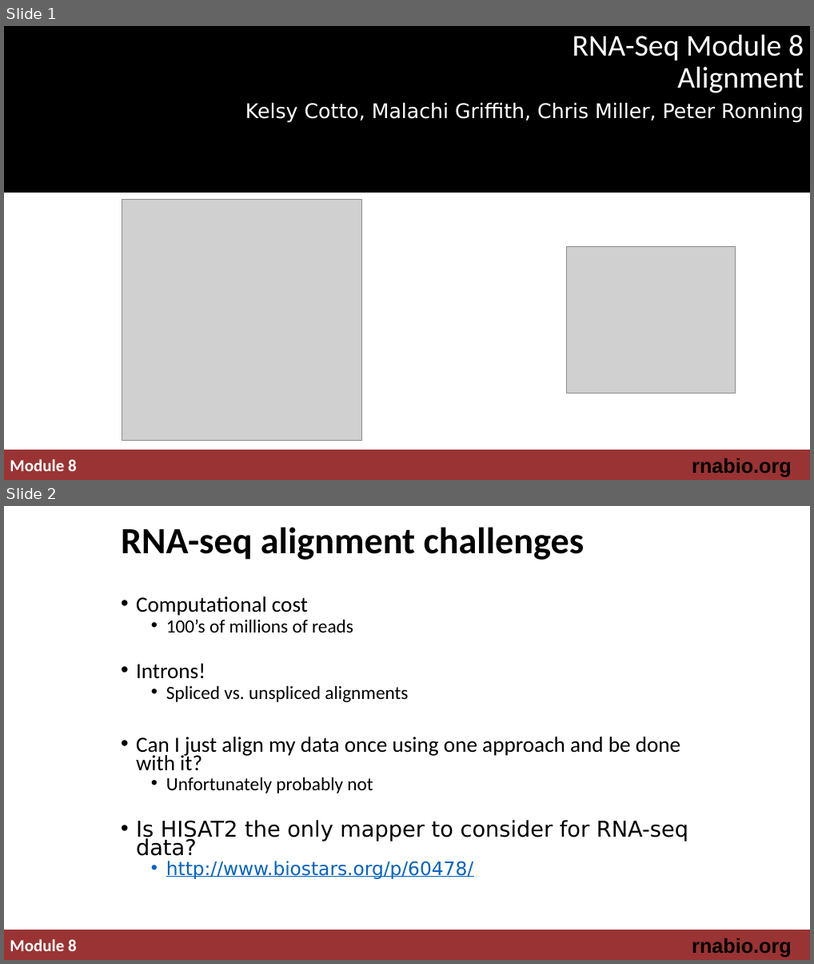
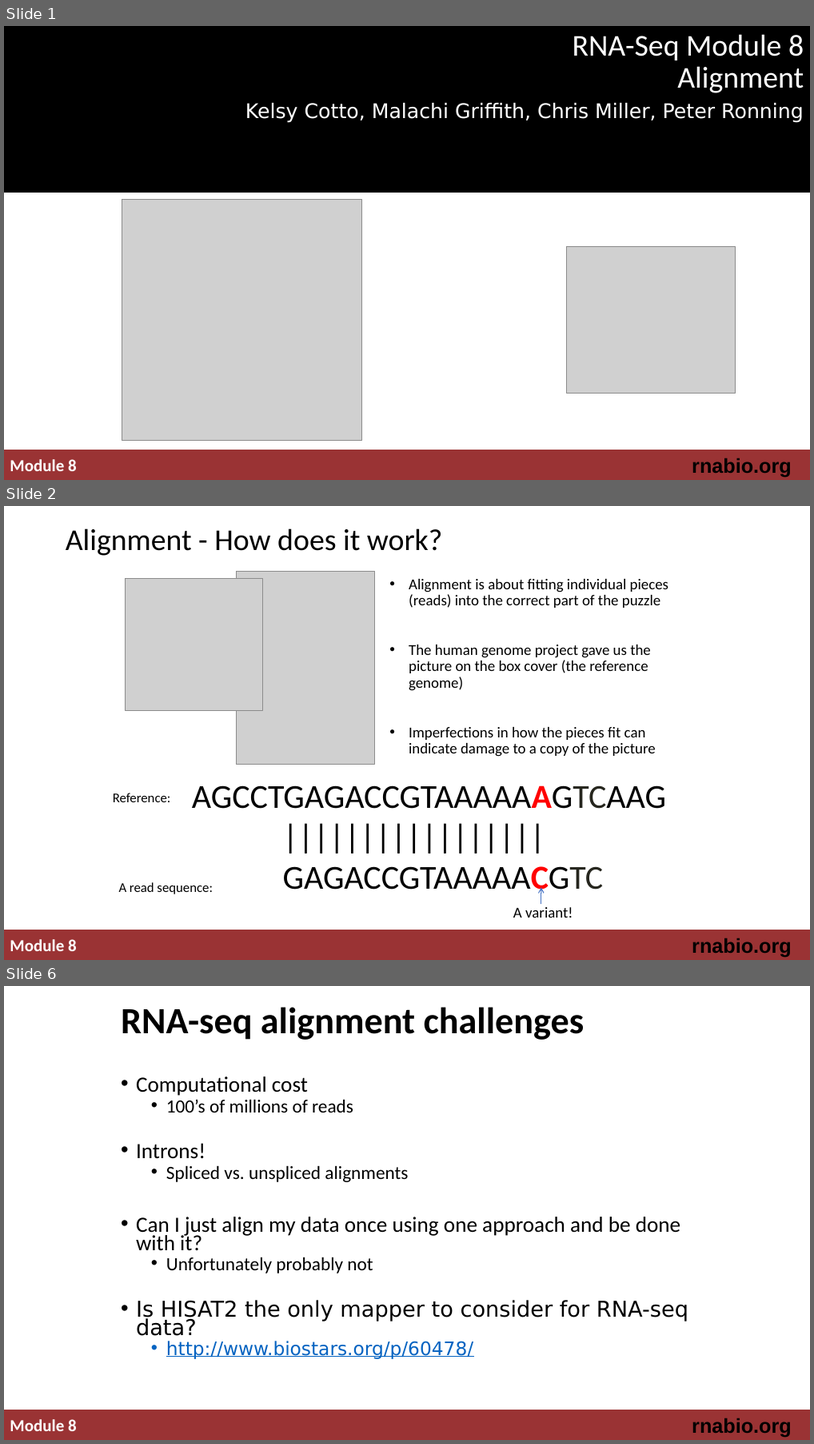
Before and after one commit to griffithlab/rnabio.org, a slide deck: assets/lectures/cbw-cshl/2019/mini/RNASeq_MiniLecture_08_01_Alignment.pptx. Shown one above the other, each under a label of ours: slides 1 and 2 before the commit, slides 1, 2 and 6 after it; the slides between them are not shown. The pictures are 814x964 and 814x1444 pixels, drawn with LibreOffice and Linux fonts; fonts in the diff are those of the drawing; grey boxes stand for pictures. Boxes give left, top, right and bottom in pixels: in the first picture for what was removed or moved away, otherwise in the second. Text is boxed around its words. In the diff, an @@ line names an element or a change of style, - is before the commit and + after.

Commit message:
added slides to alignment lecture and fasta/fastq

```diff
--- a/assets/lectures/cbw-cshl/2019/mini/RNASeq_MiniLecture_08_01_Alignment.pptx
+++ b/assets/lectures/cbw-cshl/2019/mini/RNASeq_MiniLecture_08_01_Alignment.pptx
@@ slide 2 added at bbox=[4, 506, 810, 960], background #FFFFFF; not listed: 3 template elements that a slide beside it also shows @@
@@ title added at bbox=[66, 528, 442, 556], 36 pt, text #000000 @@
+Alignment - How does it work?
@@ picture added at bbox=[237, 572, 375, 764] @@
@@ picture added at bbox=[126, 579, 263, 711] @@
@@ text added at bbox=[409, 579, 669, 756], 18 pt, text #000000 @@
+• Alignment is about fitting individual pieces (reads) into the correct part of the puzzle
+• The human genome project gave us the picture on the box cover (the reference genome)
+• Imperfections in how the pieces fit can indicate damage to a copy of the picture
@@ text added at bbox=[113, 792, 171, 802], 16 pt, text #000000 @@
+Reference:
@@ text added at bbox=[192, 785, 666, 896], 40 pt, text #000000 @@
+AGCCTGAGACCGTAAAAAAGTCAAG
+|||||||||||||||||
+GAGACCGTAAAAACGTC
@@ text added at bbox=[119, 882, 212, 894], 16 pt, text #000000 @@
+A read sequence:
@@ arrow added from (542, 904) to (542, 887), #4472C4 1 pt @@
@@ text added at bbox=[514, 907, 574, 917], 18 pt, text #000000 @@
+A variant!
@@ what was slide 2 is now slide 6 @@
```
Also in this commit, not shown: 3 other slides added, 2 other files.
